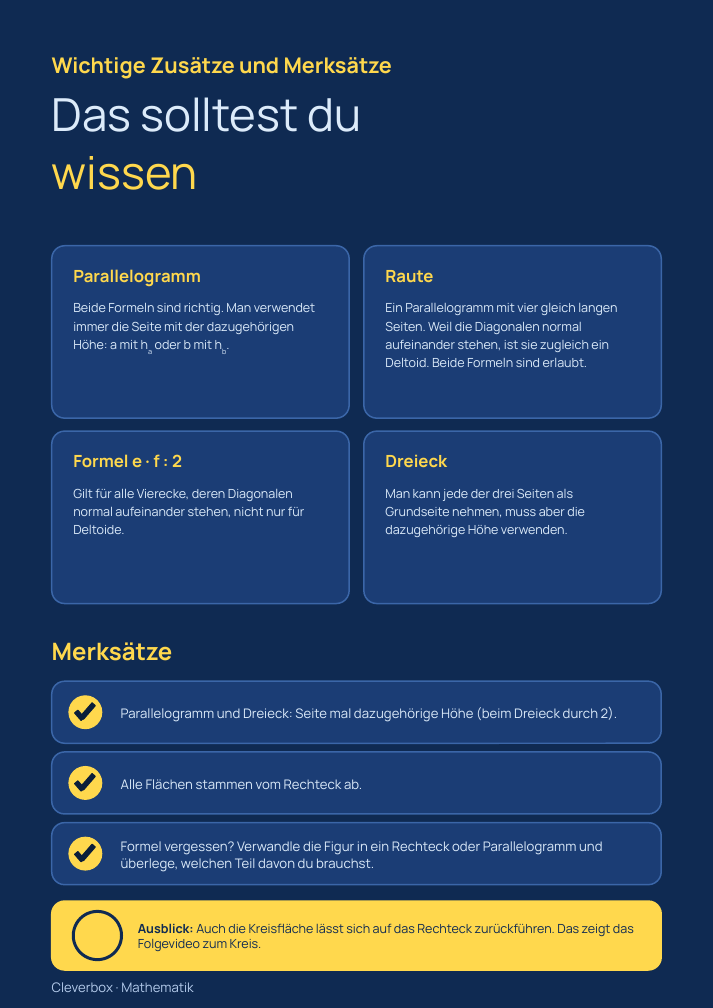
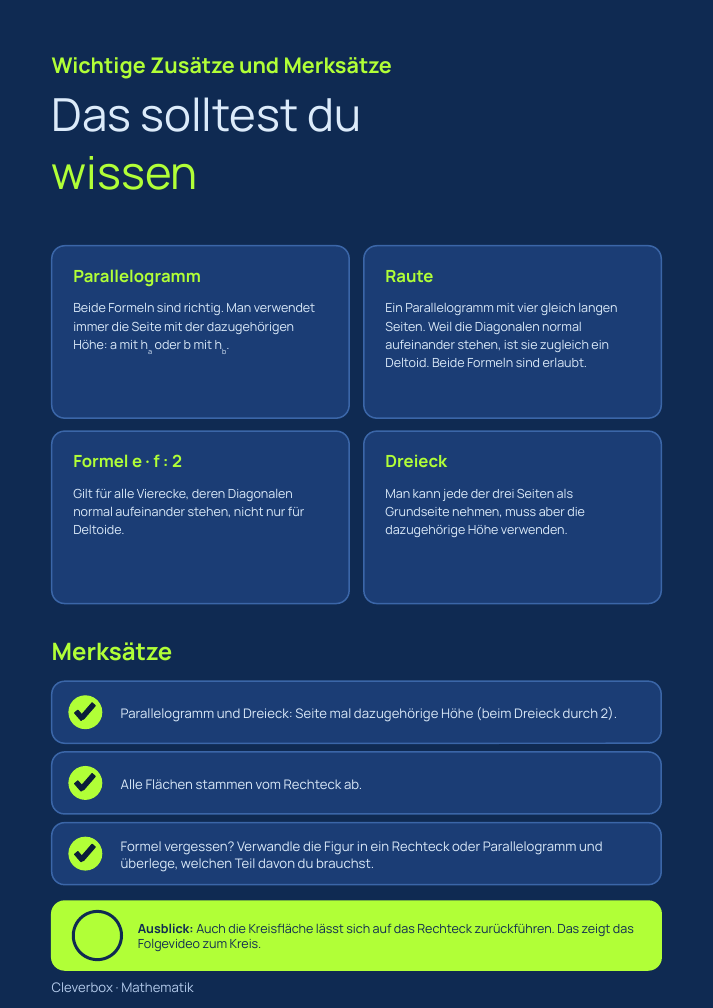
Before and after one commit to arminheske/claudecloud, a slide deck: slide 3 of videoslides/flaecheninhalt-zusammenfassung-a4.pptx. Drawn at 713x1008 pixels with LibreOffice and Linux fonts; fonts in the diff are those of the drawing. Boxes give left, top, right and bottom in pixels: in the first picture for what was removed or moved away, otherwise in the second. Text is boxed around its words. In the diff, an @@ line names an element or a change of style, - is before the commit and + after.

```diff
--- a/videoslides/flaecheninhalt-zusammenfassung-a4.pptx
+++ b/videoslides/flaecheninhalt-zusammenfassung-a4.pptx
@@ text "Das solltest du wissen" at bbox=[52, 97, 362, 190]: text colour #FFD84D to #B1FF37 in "wissen" @@
@@ text colour #FFD84D to #B1FF37 in 6 elements at bbox=[52, 57, 392, 79], bbox=[73, 269, 201, 286], bbox=[385, 270, 433, 283], bbox=[73, 454, 182, 468], bbox=[385, 454, 447, 468], bbox=[52, 642, 173, 661] @@
@@ fill #FFD84D to #B1FF37; outline #FFD84D 1 pt to #B1FF37 1 pt in 3 elements at bbox=[69, 696, 102, 729], bbox=[69, 766, 102, 799], bbox=[69, 837, 102, 870] @@
@@ rounded rectangle at bbox=[52, 901, 661, 970]: fill #FFD84D to #B1FF37; outline #FFD84D 1.25 pt to #B1FF37 1.25 pt @@
@@ ellipse at bbox=[73, 911, 122, 960]: fill #FFD84D to #B1FF37 @@
```
Also in this commit, not shown: 2 other slides changed.
